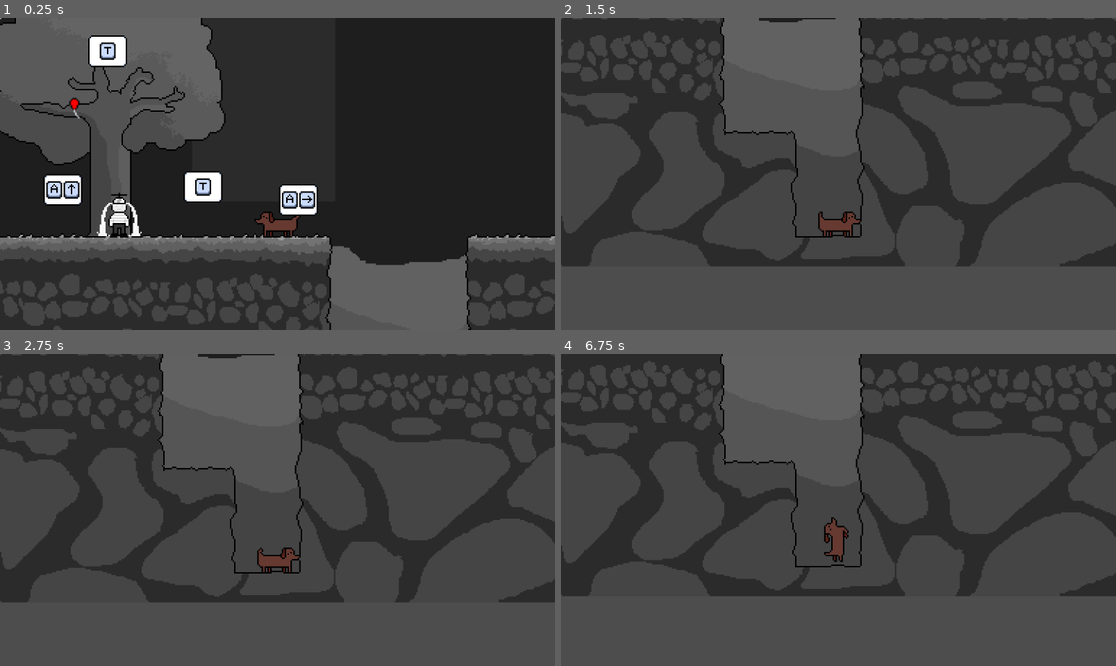
Above: before the commit, frames 1-4 (two rows, left to right).
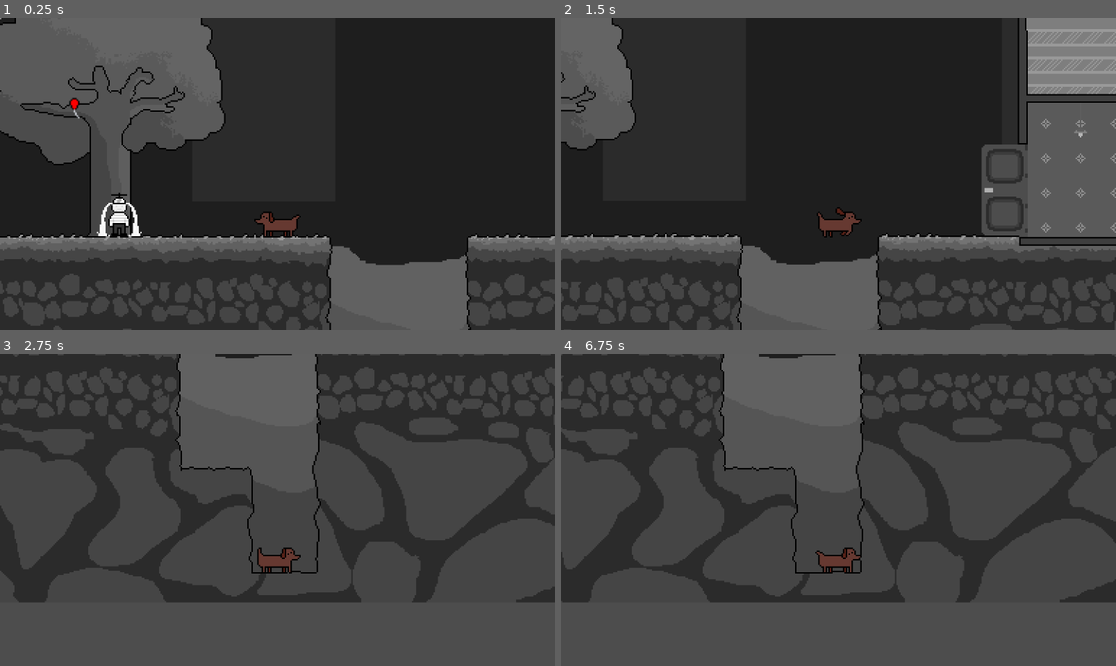
Above: after the commit, the same moments.

Repository: antonin-tarrade/SausageSerenity
Game: Godot game, scene res://Scenes/main.tscn
The game is run twice, just before and just after one commit, with the same random seed, the same clock (stepped at 60 frames per second) and the same inputs. The engine's default icon, where the game draws it, is replaced by a stand-in: a white triangle on a blue panel in a dark square.
Inputs:
- Up to frame 1 (0.25 s): no input
- Up to frame 2 (1.5 s): hold Right (ui_right) 0.53-1.28 s; hold E (extend, bound only after the commit) 0.53-1.28 s; tap Q (extend, bound only before the commit) at 0.8, 1.35 s; hold Down (ui_down) from 1.28 s (still down)
- Up to frame 3 (2.75 s): tap E (extend, bound only after the commit) at 1.55 s; release Down (ui_down) at 2.03 s; hold Right (ui_right) from 2.03 s (still down); hold R (charger, bound only after the commit) from 2.03 s (still down); tap Q (extend, bound only before the commit) at 2.3 s
- Up to frame 4 (6.75 s): tap Enter at 2.75, 5, 6.5 s; release Right (ui_right) at 2.78 s; release R (charger, bound only after the commit) at 2.78 s; hold Up (ui_up) 2.78-3.53 s; tap W (charger, bound only before the commit) at 2.85 s; tap E (extend, bound only after the commit) at 3.05, 4.55, 5.85 s; hold E (extend, bound only after the commit) 3.53-4.28 s; hold Left (ui_left) 3.53-5.03 s; tap Q (extend, bound only before the commit) at 3.8, 4.35, 5.3 s; tap Space at 4.25, 5.75 s; hold Down (ui_down) 5.03-5.78 s; hold T (interact, bound only after the commit) 5.03-5.78 s; hold Right (ui_right) 5.78-6.53 s; hold Up (ui_up) from 6.53 s (still down); hold Q (extend, bound only before the commit) from 6.53 s (still down)

The runs differ from the first frame. In frame 1, 2.7% of the frame differs, in the area x 7-58%, y 5-64%; in frame 2, 61%, in the area x 0-100%, y 0-100%; in frame 3, 21%; in frame 4, 14%.

Commit message:
on a eu chaud

Diff:
--- a/Scenes/chien_saucisse.tscn
+++ b/Scenes/chien_saucisse.tscn
@@ -2000,7 +2000,7 @@
 states/walk_front/node = SubResource("AnimationNodeAnimation_nb06k")
 states/walk_front/position = Vector2(-186, 505.5)
 transitions = ["Start", "idle_front", SubResource("AnimationNodeStateMachineTransition_x51y6"), "idle_front", "walk_fro …(1801 unchanged characters)…
-graph_offset = Vector2(134.038, -63.7118)
+graph_offset = Vector2(-480.902, -63.7118)
 
 [sub_resource type="RectangleShape2D" id="RectangleShape2D_vlba5"]
 size = Vector2(17.75, 29)
@@ -2145,7 +2145,7 @@
 texture = ExtResource("3_lnj7f")
 hframes = 16
 vframes = 8
-frame = 64
+frame = 3
 metadata/_aseprite_wizard_config_ = {
 "i_mode": -1,
 "keep_anim_length": false,
--- a/Scenes/decor.tscn
+++ b/Scenes/decor.tscn
@@ -126,7 +126,7 @@
 position = Vector2(480, 848)
 
 [node name="CollisionPolygon2D" type="CollisionPolygon2D" parent="Maison1"]
-polygon = PackedVector2Array(0, 0, 7, 0, 7, -29, 80, -29, 80, -35, 6, -35, 6, -123, 186, -123, 186, -35, 112, -35, 112, -29, 186, -29, 186, 0, 192, 0, 192, -132, 178, -160, 173, -160, 187, -129, 4, -129, 44, -209, 150, -209, 157, -192, 162, -192, 162, -195, 153, -214, 41, -214, 0, -129)
+polygon = PackedVector2Array(0, 0, 7, 0, 7, -29, 66, -29, 65, -35, 6, -35, 6, -123, 186, -123, 186, -35, 121, -35, 121, -29, 186, -29, 186, 0, 192, 0, 192, -132, 178, -160, 173, -160, 187, -129, 4, -129, 44, -209, 150, -209, 157, -192, 162, -192, 162, -195, 153, -214, 41, -214, 0, -129)
 
 [node name="Poteau1" type="StaticBody2D" parent="."]
 position = Vector2(703, 698)
@@ -156,13 +156,13 @@
 position = Vector2(1007, 848)
 
 [node name="CollisionPolygon2D" type="CollisionPolygon2D" parent="Maison21"]
-polygon = PackedVector2Array(1, 0, 7, 0, 7, -29, 109, -29, 109, -35, 7, -35, 7, -64, 1, -64)
+polygon = PackedVector2Array(1, 0, 7, 0, 7, -29, 93, -29, 93, -35, 7, -35, 7, -64, 1, -64)
 
 [node name="Maison22" type="StaticBody2D" parent="."]
 position = Vector2(1140, 819)
 
 [node name="CollisionPolygon2D" type="CollisionPolygon2D" parent="Maison22"]
-polygon = PackedVector2Array(0, 0, 102, 0, 102, 29, 108, 29, 108, -35, 102, -35, 102, -6, 0, -6)
+polygon = PackedVector2Array(13, 0, 102, 0, 102, 29, 108, 29, 108, -35, 102, -35, 102, -6, 13, -6)
 
 [node name="Table1" type="StaticBody2D" parent="."]
 position = Vector2(1207, 786)
@@ -313,19 +313,19 @@
 position = Vector2(1424, 848)
 
 [node name="CollisionPolygon2D" type="CollisionPolygon2D" parent="Maison31"]
-polygon = PackedVector2Array(0, 0, 6, 0, 6, -29, 108, -29, 108, -35, 6, -35, 6, -125, 234, -125, 234, -96, 240, -97, 240, -97, 240, -422, 235, -422, 200, -480, 38, -480, 0, -418, 0, -384, 6, -384, 6, -410, 108, -410, 108, -416, 6, -416, 40, -476, 198, -476, 234, -416, 132, -416, 132, -410, 234, -410, 234, -323, 94, -323, 94, -317, 234, -317, 234, -227, 132, -227, 132, -221, 234, -221, 234, -131, 6, -131, 6, -160, 0, -160)
+polygon = PackedVector2Array(0, 0, 6, 0, 6, -29, 98, -29, 97, -35, 6, -35, 6, -125, 234, -125, 234, -96, 240, -97, 240, -97, 240, -422, 235, -422, 200, -480, 38, -480, 0, -418, 0, -384, 6, -384, 6, -410, 97, -410, 96, -416, 6, -416, 40, -476, 198, -476, 234, -416, 144, -416, 143, -410, 234, -410, 234, -323, 104, -323, 104, -317, 234, -317, 234, -227, 139, -227, 138, -221, 234, -221, 234, -131, 6, -131, 6, -160, 0, -160)
 
 [node name="Maison32" type="StaticBody2D" parent="."]
 position = Vector2(1556, 819)
 
 [node name="CollisionPolygon2D" type="CollisionPolygon2D" parent="Maison32"]
-polygon = PackedVector2Array(0, 0, 102, 0, 102, 29, 108, 29, 108, -35, 102, -35, 102, -6, 0, -6)
+polygon = PackedVector2Array(14, 0, 102, 0, 102, 29, 108, 29, 108, -35, 102, -35, 102, -6, 14, -6)
 
 [node name="Maison33" type="StaticBody2D" parent="."]
 position = Vector2(1424, 656)
 
 [node name="CollisionPolygon2D" type="CollisionPolygon2D" parent="Maison33"]
-polygon = PackedVector2Array(0, 0, 6, 0, 6, -29, 80, -29, 80, 0, 87, 0, 87, -29, 108, -29, 108, -35, 6, -35, 6, -125, 70, -125, 70, -131, 6, -131, 6, -160, 0, -160)
+polygon = PackedVector2Array(0, 0, 6, 0, 6, -29, 80, -29, 80, 0, 87, 0, 87, -29, 99, -29, 99, -35, 6, -35, 6, -125, 63, -126, 63, -131, 6, -131, 6, -160, 0, -160)
 
 [node name="Banc2" type="StaticBody2D" parent="."]
 position = Vector2(1759, 898)
--- a/Scenes/main.tscn
+++ b/Scenes/main.tscn
@@ -49,12 +49,6 @@
 [ext_resource type="Texture2D" uid="uid://t5mc75vpaaec" path="res://TilesObjets/tile012.png" id="42_6aqss"]
 [ext_resource type="Script" path="res://Scripts/Missions/MissionAttendreRomantique.gd" id="42_87tod"]
 [ext_resource type="Texture2D" uid="uid://bgngufu6v7clp" path="res://Dessins/transat_bulle.png" id="42_hf511"]
-[ext_resource type="Texture2D" uid="uid://dolfqksdjb00v" path="res://Sprites/Tuto/tuto_Arrow.png" id="49_0ar73"]
-[ext_resource type="Script" path="res://Scripts/tuto.gd" id="50_5t2xd"]
-[ext_resource type="Texture2D" uid="uid://d0bvm7c6q1dr8" path="res://Sprites/Tuto/tuto_extends_right.png" id="51_ani6t"]
-[ext_resource type="Texture2D" uid="uid://degjskedlkrh6" path="res://Sprites/Tuto/tuto_extends_up.png" id="52_ylklg"]
-[ext_resource type="Texture2D" uid="uid://mwos5x2bgw2y" path="res://Sprites/Tuto/tuto_hit.png" id="52_ywmsh"]
-[ext_resource type="Texture2D" uid="uid://drkvol3d0f84a" path="res://Sprites/Tuto/tuto_bark.png" id="53_ifri4"]
 
 [sub_resource type="ShaderMaterial" id="ShaderMaterial_xjdte"]
 resource_local_to_scene = true
@@ -125,232 +119,6 @@
 resource_local_to_scene = true
 shader = ExtResource("3_t0lvh")
 shader_parameter/isSad = true
-
-[sub_resource type="AtlasTexture" id="AtlasTexture_jk5fi"]
-atlas = ExtResource("49_0ar73")
-region = Rect2(0, 0, 32, 32)
-
-[sub_resource type="AtlasTexture" id="AtlasTexture_53vlr"]
-atlas = ExtResource("49_0ar73")
-region = Rect2(32, 0, 32, 32)
-
-[sub_resource type="AtlasTexture" id="AtlasTexture_p5b6h"]
-atlas = ExtResource("49_0ar73")
-region = Rect2(64, 0, 32, 32)
-
-[sub_resource type="AtlasTexture" id="AtlasTexture_ux3c0"]
-atlas = ExtResource("49_0ar73")
-region = Rect2(96, 0, 32, 32)
-
-[sub_resource type="SpriteFrames" id="SpriteFrames_06xfg"]
-animations = [{
-"frames": [{
-"duration": 1.0,
-"texture": SubResource("AtlasTexture_jk5fi")
-}, {
-"duration": 1.0,
-"texture": SubResource("AtlasTexture_53vlr")
-}, {
-"duration": 1.0,
-"texture": SubResource("AtlasTexture_p5b6h")
-}, {
-"duration": 1.0,
-"texture": SubResource("AtlasTexture_ux3c0")
-}],
-"loop": true,
-"name": &"default",
-"speed": 2.0
-}]
-
-[sub_resource type="AtlasTexture" id="AtlasTexture_wt2uy"]
-atlas = ExtResource("51_ani6t")
-region = Rect2(0, 0, 32, 32)
-
-[sub_resource type="AtlasTexture" id="AtlasTexture_t3u1p"]
-atlas = ExtResource("51_ani6t")
-region = Rect2(32, 0, 32, 32)
-
-[sub_resource type="AtlasTexture" id="AtlasTexture_j4ryx"]
-atlas = ExtResource("51_ani6t")
-region = Rect2(64, 0, 32, 32)
-
-[sub_resource type="SpriteFrames" id="SpriteFrames_an5j2"]
-animations = [{
-"frames": [{
-"duration": 1.0,
-"texture": SubResource("AtlasTexture_wt2uy")
-}, {
-"duration": 1.0,
-"texture": SubResource("AtlasTexture_t3u1p")
-}, {
-"duration": 1.0,
-"texture": SubResource("AtlasTexture_j4ryx")
-}],
-"loop": true,
-"name": &"default",
-"speed": 2.0
-}]
-
-[sub_resource type="AtlasTexture" id="AtlasTexture_libj5"]
-atlas = ExtResource("52_ywmsh")
-region = Rect2(0, 0, 32, 32)
-
-[sub_resource type="AtlasTexture" id="AtlasTexture_pxmp1"]
-atlas = ExtResource("52_ywmsh")
-region = Rect2(32, 0, 32, 32)
-
-[sub_resource type="AtlasTexture" id="AtlasTexture_jysy6"]
-atlas = ExtResource("52_ywmsh")
-region = Rect2(64, 0, 32, 32)
-
-[sub_resource type="AtlasTexture" id="AtlasTexture_it03w"]
-atlas = ExtResource("52_ywmsh")
-region = Rect2(96, 0, 32, 32)
-
-[sub_resource type="AtlasTexture" id="AtlasTexture_mbemx"]
-atlas = ExtResource("52_ywmsh")
-region = Rect2(128, 0, 32, 32)
-
-[sub_resource type="AtlasTexture" id="AtlasTexture_otu0x"]
-atlas = ExtResource("52_ywmsh")
-region = Rect2(160, 0, 32, 32)
-
-[sub_resource type="AtlasTexture" id="AtlasTexture_8f26e"]
-atlas = ExtResource("52_ywmsh")
-region = Rect2(192, 0, 32, 32)
-
-[sub_resource type="AtlasTexture" id="AtlasTexture_4ugmw"]
-atlas = ExtResource("52_ywmsh")
-region = Rect2(224, 0, 32, 32)
-
-[sub_resource type="SpriteFrames" id="SpriteFrames_hs6u3"]
-animations = [{
-"frames": [{
-"duration": 1.0,
-"texture": SubResource("AtlasTexture_libj5")
-}, {
-"duration": 1.0,
-"texture": SubResource("AtlasTexture_libj5")
-}, {
-"duration": 1.0,
-"texture": SubResource("AtlasTexture_libj5")
-}, {
-"duration": 1.0,
-"texture": SubResource("AtlasTexture_libj5")
-}, {
-"duration": 1.0,
-"texture": SubResource("AtlasTexture_libj5")
-}, {
-"duration": 1.0,
-"texture": SubResource("AtlasTexture_pxmp1")
-}, {
-"duration": 1.0,
-"texture": SubResource("AtlasTexture_jysy6")
-}, {
-"duration": 1.0,
-"texture": SubResource("AtlasTexture_it03w")
-}, {
-"duration": 1.0,
-"texture": SubResource("AtlasTexture_it03w")
-}, {
-"duration": 1.0,
-"texture": SubResource("AtlasTexture_it03w")
-}, {
-"duration": 1.0,
-"texture": SubResource("AtlasTexture_it03w")
-}, {
-"duration": 1.0,
-"texture": SubResource("AtlasTexture_it03w")
-}, {
-"duration": 1.0,
-"texture": SubResource("AtlasTexture_mbemx")
-}, {
-"duration": 1.0,
-"texture": SubResource("AtlasTexture_otu0x")
-}, {
-"duration": 1.0,
-"texture": SubResource("AtlasTexture_8f26e")
-}, {
-"duration": 1.0,
-"texture": SubResource("AtlasTexture_4ugmw")
-}],
-"loop": true,
-"name": &"default",
-"speed": 5.0
-}]
-
-[sub_resource type="AtlasTexture" id="AtlasTexture_lmobn"]
-atlas = ExtResource("52_ylklg")
-region = Rect2(0, 0, 32, 32)
-
-[sub_resource type="AtlasTexture" id="AtlasTexture_m6f4x"]
-atlas = ExtResource("52_ylklg")
-region = Rect2(32, 0, 32, 32)
-
-[sub_resource type="AtlasTexture" id="AtlasTexture_p7ewx"]
-atlas = ExtResource("52_ylklg")
-region = Rect2(64, 0, 32, 32)
-
-[sub_resource type="SpriteFrames" id="SpriteFrames_mc657"]
-animations = [{
-"frames": [{
-"duration": 1.0,
-"texture": SubResource("AtlasTexture_lmobn")
-}, {
-"duration": 1.0,
-"texture": SubResource("AtlasTexture_m6f4x")
-}, {
-"duration": 1.0,
-"texture": SubResource("AtlasTexture_p7ewx")
-}],
-"loop": true,
-"name": &"default",
-"speed": 2.0
-}]
-
-[sub_resource type="AtlasTexture" id="AtlasTexture_150mj"]
-atlas = ExtResource("53_ifri4")
-region = Rect2(0, 0, 32, 32)
-
-[sub_resource type="AtlasTexture" id="AtlasTexture_t0l2i"]
-atlas = ExtResource("53_ifri4")
-region = Rect2(32, 0, 32, 32)
-
-[sub_resource type="SpriteFrames" id="SpriteFrames_y65o5"]
-animations = [{
-"frames": [{
-"duration": 1.0,
-"texture": SubResource("AtlasTexture_150mj")
-}, {
-"duration": 1.0,
-"texture": SubResource("AtlasTexture_t0l2i")
-}],
-"loop": true,
-"name": &"default",
-"speed": 2.0
-}]
-
-[sub_resource type="AtlasTexture" id="AtlasTexture_w5gku"]
-atlas = ExtResource("53_ifri4")
-region = Rect2(0, 0, 32, 32)
-
-[sub_resource type="AtlasTexture" id="AtlasTexture_owij7"]
-atlas = ExtResource("53_ifri4")
-region = Rect2(32, 0, 32, 32)
-
-[sub_resource type="SpriteFrames" id="SpriteFrames_eldsn"]
-animations = [{
-"frames": [{
-"duration": 1.0,
-"texture": SubResource("AtlasTexture_w5gku")
-}, {
-"duration": 1.0,
-"texture": SubResource("AtlasTexture_owij7")
-}],
-"loop": true,
-"name": &"default",
-"speed": 2.0
-}]
 
 [node name="Main" type="Node2D"]
 
@@ -742,44 +510,6 @@
 anim_triste = "mamie_sad"
 anim_heureux = "mamie_pet"
 
-[node name="Tuto" type="Node2D" parent="."]
-
-[node name="TutoArrow" type="AnimatedSprite2D" parent="Tuto"]
-texture_filter = 3
-position = Vector2(29, 881)
-sprite_frames = SubResource("SpriteFrames_06xfg")
-script = ExtResource("50_5t2xd")
-
-[node name="TutoExtendsRight" type="AnimatedSprite2D" parent="Tuto"]
-texture_filter = 3
-position = Vector2(266, 889)
-sprite_frames = SubResource("SpriteFrames_an5j2")
-script = ExtResource("50_5t2xd")
-
-[node name="TutoHit" type="AnimatedSprite2D" parent="Tuto"]
-texture_filter = 3
-position = Vector2(1081, 799)
-sprite_frames = SubResource("SpriteFrames_hs6u3")
-script = ExtResource("50_5t2xd")
-
-[node name="TutoExtendsUp" type="AnimatedSprite2D" parent="Tuto"]
-texture_filter = 3
-position = Vector2(103, 882)
-sprite_frames = SubResource("SpriteFrames_mc657")
-script = ExtResource("50_5t2xd")
-
-[node name="TutoBark" type="AnimatedSprite2D" parent="Tuto"]
-texture_filter = 3
-position = Vector2(200, 880)
-sprite_frames = SubResource("SpriteFrames_y65o5")
-script = ExtResource("50_5t2xd")
-
-[node name="TutoPickUp" type="AnimatedSprite2D" parent="Tuto"]
-texture_filter = 3
-position = Vector2(134, 786)
-sprite_frames = SubResource("SpriteFrames_eldsn")
-script = ExtResource("50_5t2xd")
-
 [node name="ChienSaucisse" parent="." instance=ExtResource("1_lhaoc")]
 position = Vector2(252, 911)
 
--- a/Scripts/chien_saucisse.gd
+++ b/Scripts/chien_saucisse.gd
@@ -252,6 +252,7 @@
 		body_up.region_rect = Rect2(0,0,32,0)
 		is_extended = false
 		max_ex = false
+		camera.position = Vector2(0,-40)
 		return -1
 	elif !v and length(c_polygon.polygon) <= length(normal_polygon):
 		c_polygon.polygon = normal_polygon
@@ -262,6 +263,7 @@
 		body_up.region_rect = Rect2(0,0,32,0)
 		is_extended = false
 		max_ex = false
+		camera.position = Vector2(0,-40)
 		return -1
 	else:
 		return ed
--- a/project.godot
+++ b/project.godot
@@ -31,17 +31,17 @@
 
 extend={
 "deadzone": 0.5,
-"events": [Object(InputEventKey,"resource_local_to_scene":false,"resource_name":"","device":-1,"window_id":0,"alt_pressed":false,"shift_pressed":false,"ctrl_pressed":false,"meta_pressed":false,"pressed":false,"keycode":0,"physical_keycode":81,"key_label":0,"unicode":97,"echo":false,"script":null)
+"events": [Object(InputEventKey,"resource_local_to_scene":false,"resource_name":"","device":-1,"window_id":0,"alt_pressed":false,"shift_pressed":false,"ctrl_pressed":false,"meta_pressed":false,"pressed":false,"keycode":0,"physical_keycode":69,"key_label":0,"unicode":101,"echo":false,"script":null)
 ]
 }
 charger={
 "deadzone": 0.5,
-"events": [Object(InputEventKey,"resource_local_to_scene":false,"resource_name":"","device":-1,"window_id":0,"alt_pressed":false,"shift_pressed":false,"ctrl_pressed":false,"meta_pressed":false,"pressed":false,"keycode":0,"physical_keycode":87,"key_label":0,"unicode":122,"echo":false,"script":null)
+"events": [Object(InputEventKey,"resource_local_to_scene":false,"resource_name":"","device":-1,"window_id":0,"alt_pressed":false,"shift_pressed":false,"ctrl_pressed":false,"meta_pressed":false,"pressed":false,"keycode":0,"physical_keycode":82,"key_label":0,"unicode":114,"echo":false,"script":null)
 ]
 }
 interact={
 "deadzone": 0.5,
-"events": [Object(InputEventKey,"resource_local_to_scene":false,"resource_name":"","device":-1,"window_id":0,"alt_pressed":false,"shift_pressed":false,"ctrl_pressed":false,"meta_pressed":false,"pressed":false,"keycode":0,"physical_keycode":69,"key_label":0,"unicode":101,"echo":false,"script":null)
+"events": [Object(InputEventKey,"resource_local_to_scene":false,"resource_name":"","device":-1,"window_id":0,"alt_pressed":false,"shift_pressed":false,"ctrl_pressed":false,"meta_pressed":false,"pressed":false,"keycode":0,"physical_keycode":84,"key_label":0,"unicode":116,"echo":false,"script":null)
 ]
 }
 
Not shown: 1 places in Scenes/main.tscn that only renumber resources
